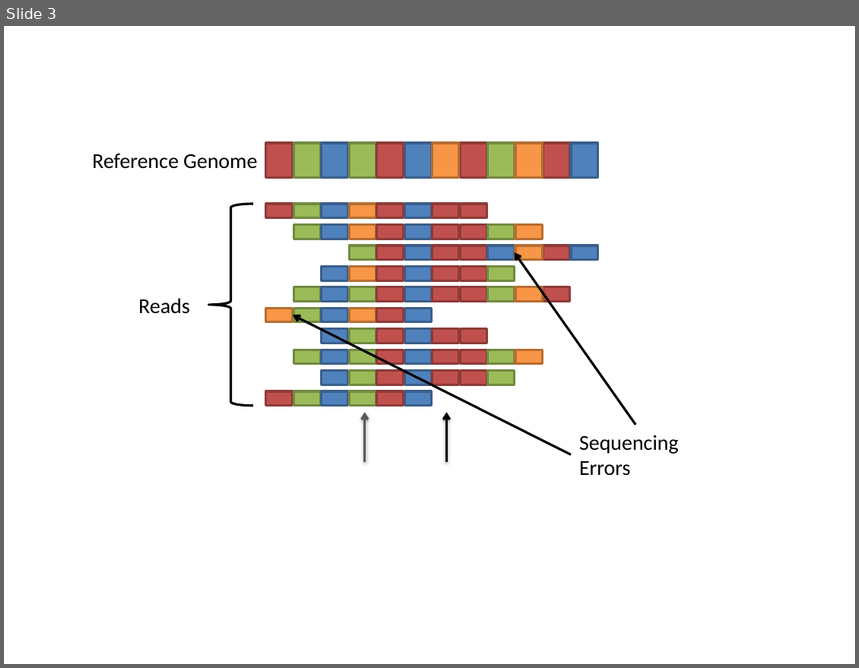
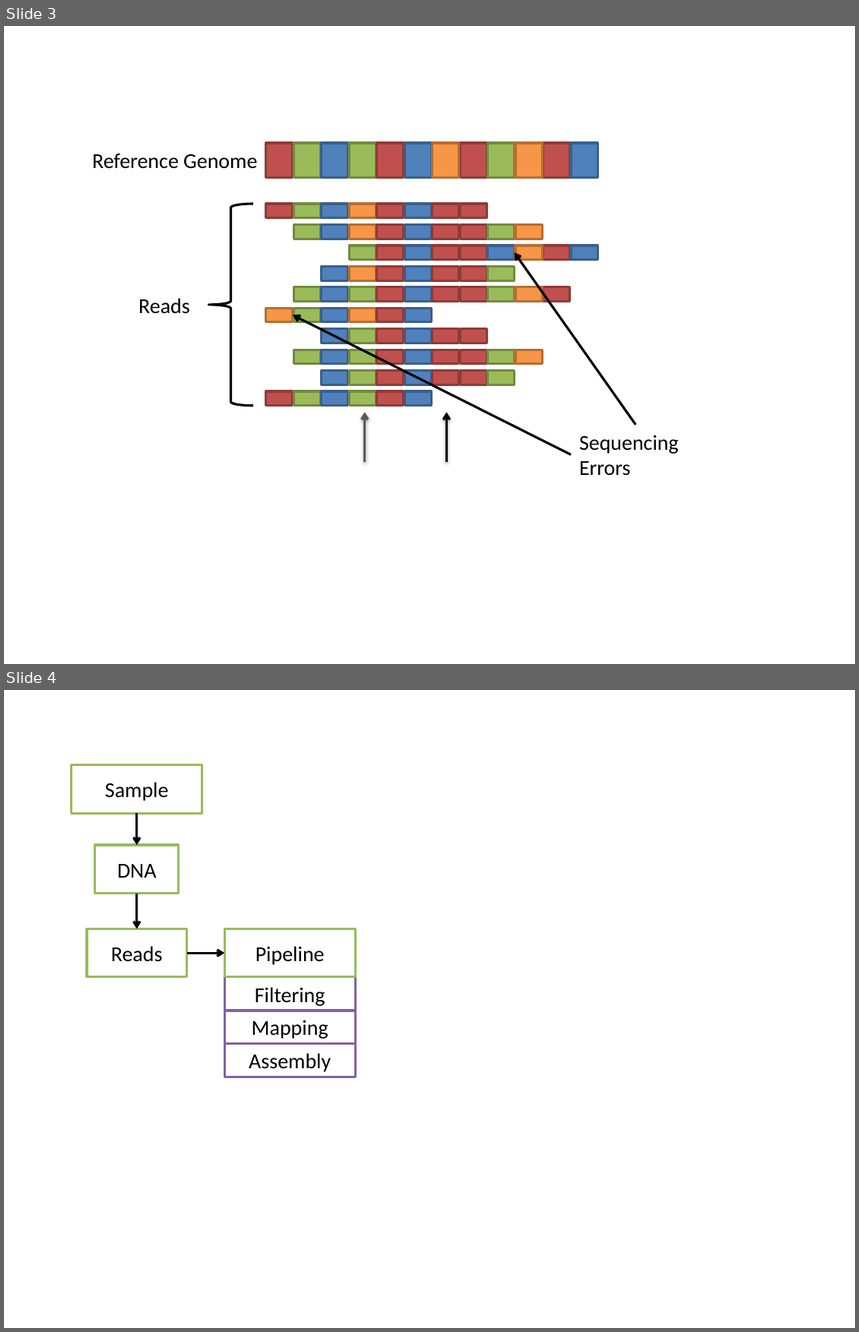
Before and after one commit to Bioconductor/CSAMA2015, a slide deck: materials/lectures/3_Wednesday/Paul.Pyl.VariantCalling.and.QC/Illustrations.pptx. Shown one above the other, each under a label of ours: slide 3 before the commit, slides 3 and 4 after it. The pictures are 859x668 and 859x1332 pixels, drawn with LibreOffice and Linux fonts; fonts in the diff are those of the drawing. Boxes give left, top, right and bottom in pixels: in the first picture for what was removed or moved away, otherwise in the second. Text is boxed around its words. In the diff, an @@ line names an element or a change of style, - is before the commit and + after.

```diff
--- a/materials/lectures/3_Wednesday/Paul.Pyl.VariantCalling.and.QC/Illustrations.pptx
+++ b/materials/lectures/3_Wednesday/Paul.Pyl.VariantCalling.and.QC/Illustrations.pptx
@@ slide 4 added at box(4, 690, 855, 1328), background #FFFFFF @@
@@ rectangle added at box(71, 765, 202, 813), fill #FFFFFF, outline #9BBB59 2 pt, 18 pt, text #000000 @@
+Sample
@@ arrow added from (137, 813) to (137, 845), #000000 2 pt @@
@@ rectangle added at box(95, 845, 179, 894), fill #FFFFFF, outline #9BBB59 2 pt, 18 pt, text #000000 @@
+DNA
@@ arrow added from (137, 894) to (137, 929), #000000 2 pt @@
@@ rectangle added at box(87, 929, 186, 978), fill #FFFFFF, outline #9BBB59 2 pt, 18 pt, text #000000 @@
+Reads
@@ rectangle added at box(224, 929, 356, 978), fill #FFFFFF, outline #9BBB59 2 pt, 18 pt, text #000000 @@
+Pipeline
@@ arrow added from (187, 953) to (224, 953), #000000 2 pt @@
@@ rectangle added at box(224, 977, 356, 1010), fill #FFFFFF, outline #8064A2 2 pt, 18 pt, text #000000 @@
+Filtering
@@ rectangle added at box(224, 1011, 356, 1044), fill #FFFFFF, outline #8064A2 2 pt, 18 pt, text #000000 @@
+Mapping
@@ rectangle added at box(224, 1044, 356, 1078), fill #FFFFFF, outline #8064A2 2 pt, 18 pt, text #000000 @@
+Assembly
```
Also in this commit, not shown: 7 other files.
